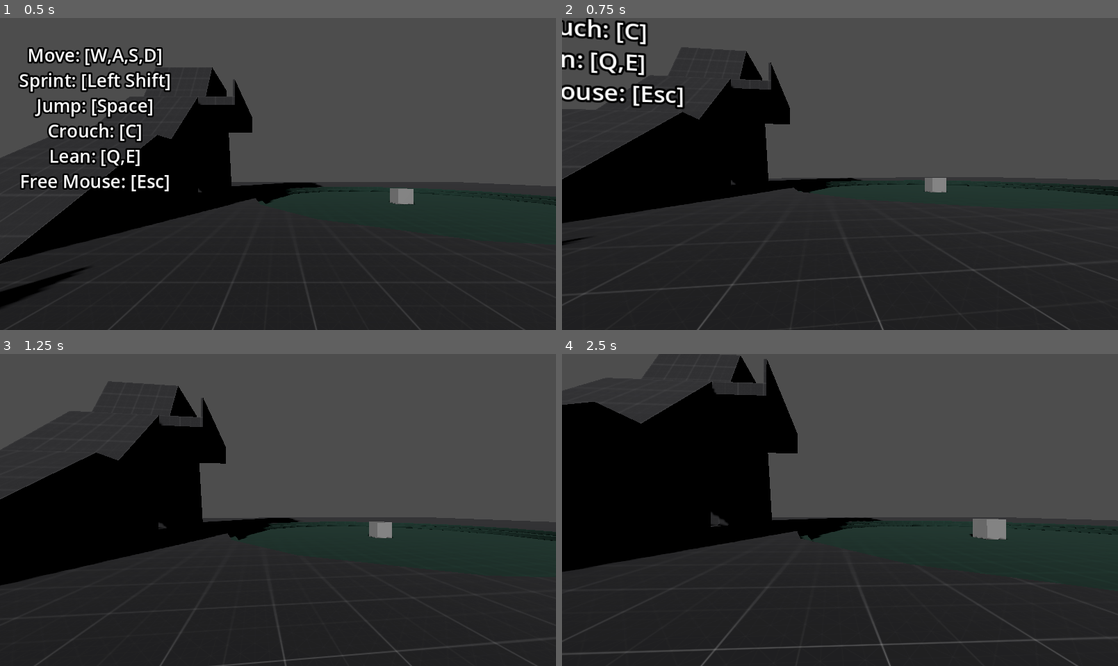
Above: before the commit, frames 1-4 (two rows, left to right).
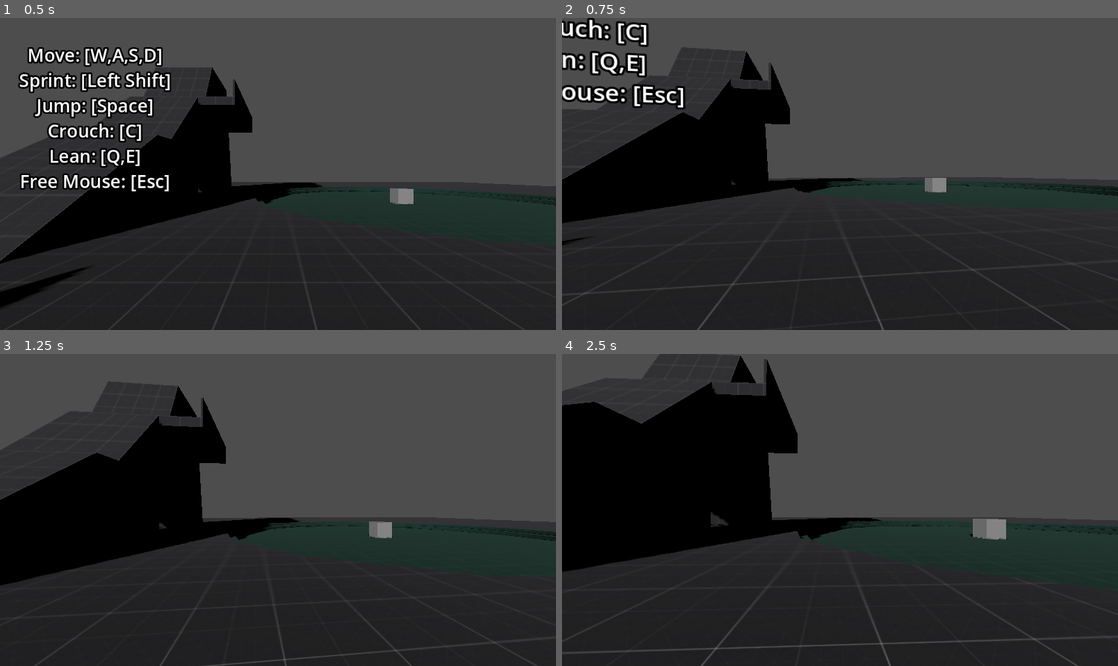
Above: after the commit, the same moments.

Repository: newengland-neighbor/data-driven-fp-controller
Game: Godot game, scene res://environments/prototyping_room/prototyping_room.tscn
The game is run twice, just before and just after one commit, with the same random seed, the same clock (stepped at 60 frames per second) and the same inputs.
Inputs (mouse positions are in pixels of both pictures, inside the frame that each line leads up to):
- Up to frame 1 (0.5 s): no input
- Up to frame 2 (0.75 s): tap Enter at 0.5 s; move the mouse to (867, 174) at 0.52 s; hold W (move_forward) from 0.53 s (still down); hold C (crouch) from 0.53 s (still down)
- Up to frame 3 (1.25 s): keep holding W (move_forward); keep holding C (crouch); tap Space (jump) at 0.77 s
- Up to frame 4 (2.5 s): keep holding W (move_forward); move the mouse to (812, 510) at 1.27 s; release C (crouch) at 1.28 s; tap F (interact) at 1.35 s; tap Space (jump) at 1.52 s; move the mouse to (851, 503) at 2.02 s; hold Shift (sprint) from 2.03 s (still down)

Frame 1 is identical in both runs. In frame 2, 1.7% of the frame differs, in the area x 0-100%, y 0-57%; in frame 3, 0.1%; in frame 4, 0.4%.

Commit message:
Update fp_movestate_moving.gd
Replaced direction lerp with exponential decay smoothing

Diff:
--- a/entities/player/states/fp_movestate_moving.gd
+++ b/entities/player/states/fp_movestate_moving.gd
@@ -33,10 +33,11 @@
 
 	var was_on_floor : bool = character_body_ref.is_on_floor()
 
-	direction = lerp(
+	direction = MathPlus.v3_exp_decay(
 		direction,
 		character_body_ref.get_desired_direction(),
-		_delta * character_body_ref.lerp_speed
+		MathPlus.DECAY,
+		_delta
 		)
 
 	if direction:
